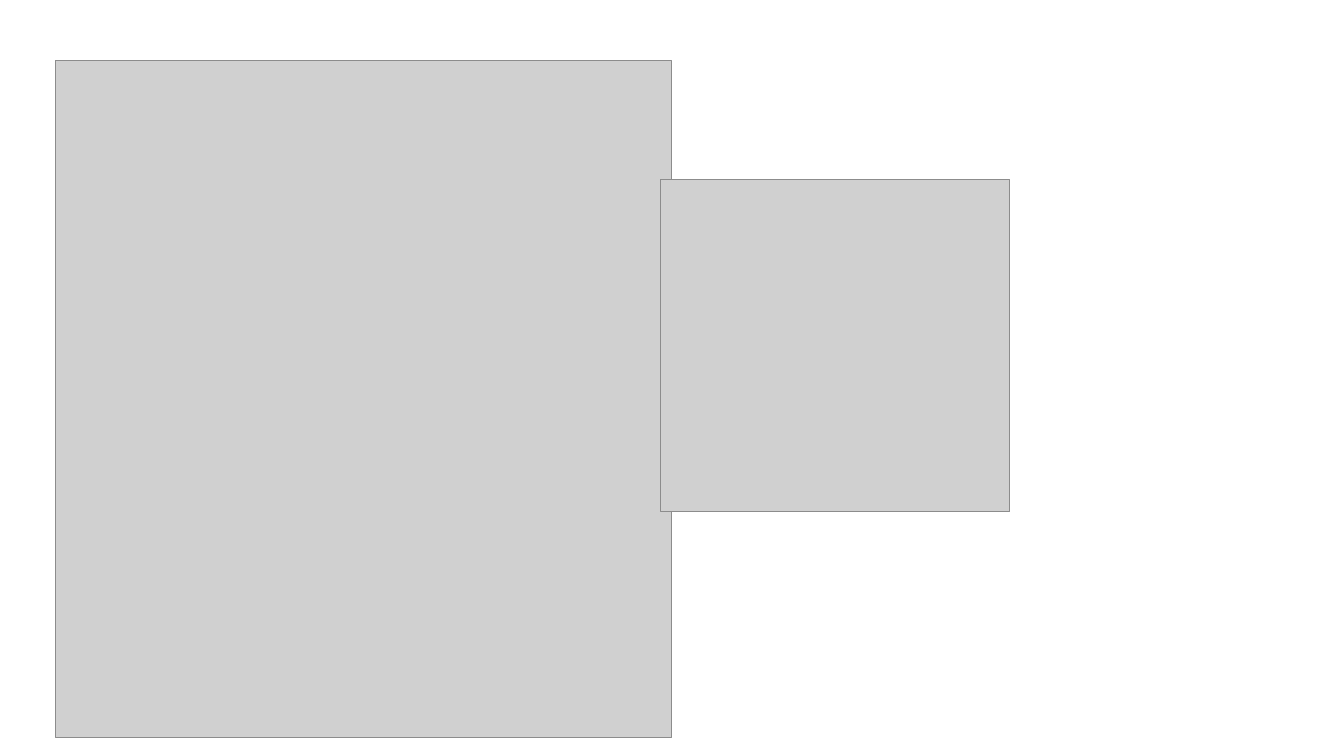
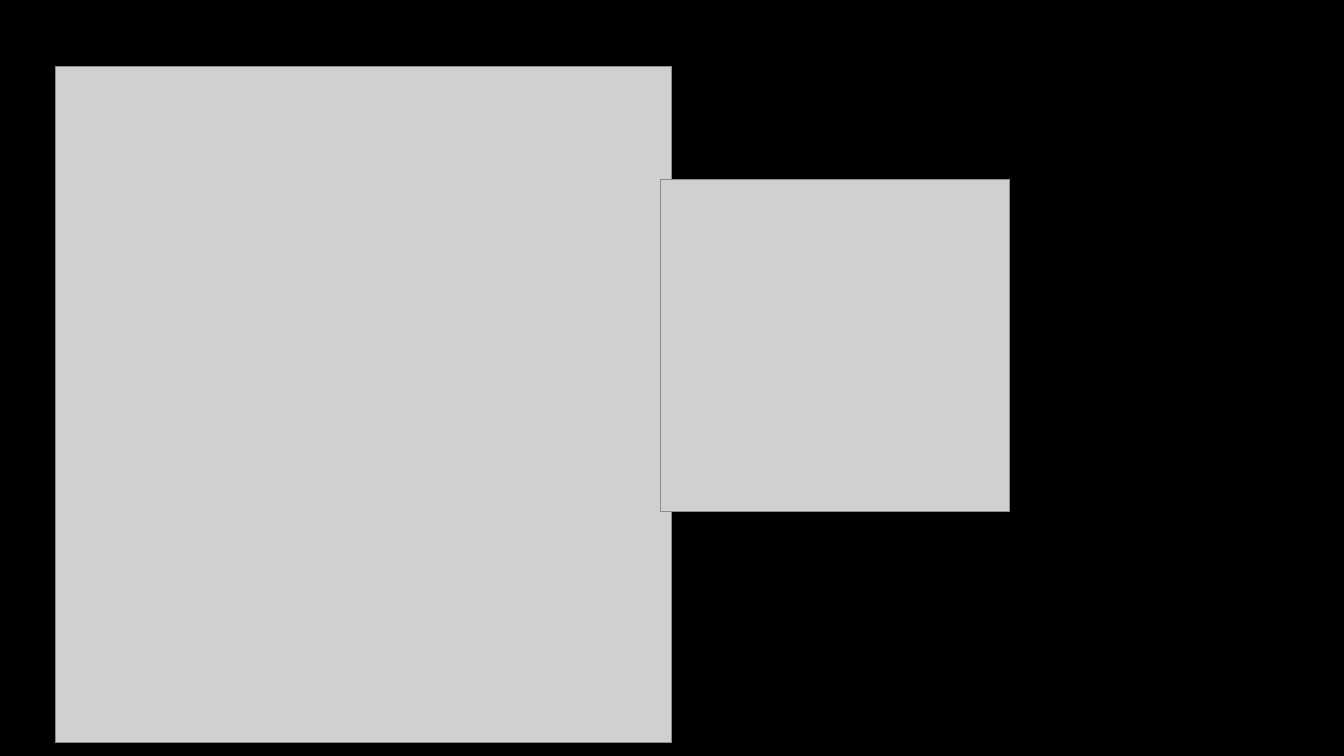
Before and after one commit to ahammadshawki8/ahammadshawki8, a slide deck: slide 2 of gen.pptx. Drawn at 1344x756 pixels with LibreOffice and Linux fonts; fonts in the diff are those of the drawing; grey boxes stand for pictures. Boxes give left, top, right and bottom in pixels: in the first picture for what was removed or moved away, otherwise in the second. Text is boxed around its words. In the diff, an @@ line names an element or a change of style, - is before the commit and + after.

```diff
--- a/gen.pptx
+++ b/gen.pptx
@@ background #FFFFFF to #000000 @@
@@ picture: place and size @@
-picture at bbox=[56, 60, 673, 737]
+picture at bbox=[56, 67, 673, 743]
```
Also in this commit, not shown: 3 other files.
